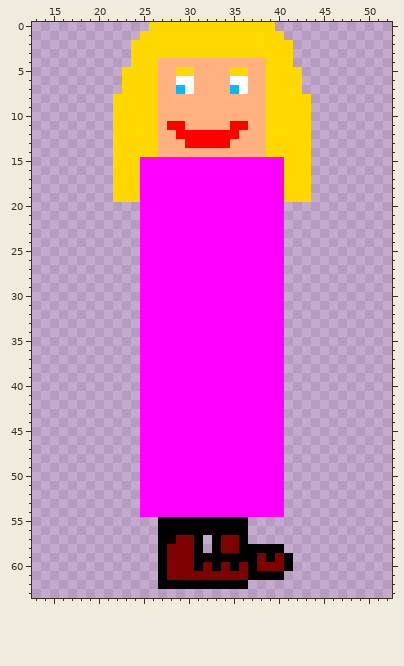
A pixel-art sprite gets an edit: res/Prinzess_Beauty.png. Above, as it was before the edit.
The file is 64x64 pixels. Colours within 5 levels of each other are drawn and written as one. Shown: x 13..52, y 0..63.
The result:
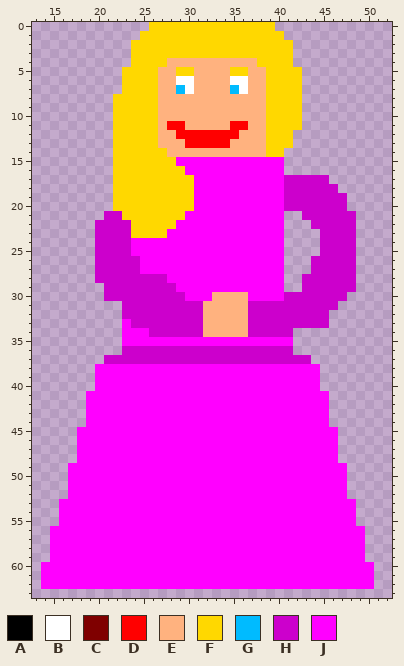
Palette (. is transparent): A #000000  B #ffffff  C #7f0000  D #ff0000  E #ffb27f  F #ffd800  G #00bbff  H #cc00cc  J #ff00ff
From old to new:
The author changed colour J to colour E in row 30 at x 33 to 36; in rows 31 to 34 at x 32 to 36.
Colour F now appears in row 20 at x 22 to 24; in row 21 at x 23 to 24; in rows 22 to 23 at x 24.
The author changed colour E to colour F in row 4 at x 27 and 38; in row 14 at x 27.
The author changed colour J to colour F in row 15 at x 25 to 28; in row 16 at x 25 to 29; in rows 17 to 20 at x 25 to 30; in row 21 at x 25 to 29; in row 22 at x 25 to 28; in row 23 at x 25 to 27.
Colour H now appears in row 17 at x 44 to 45; in row 18 at x 44 to 46; in row 19 at x 44 to 47; in row 20 at x 41 to 47; in row 21 at x 21 to 22 and 43 to 48; in row 22 at x 20 to 23 and 44 to 48.
Colour H now appears in rows 23 to 25 at x 20 to 23 and 45 to 48; in rows 26 to 27 at x 20 to 24 and 44 to 48; in row 28 at x 20 to 24 and 43 to 48; in row 29 at x 21 to 24 and 43 to 48; in row 30 at x 21 to 24 and 41 to 47; in row 31 at x 23 to 24 and 41 to 46.
Colour H now appears in row 32 at x 23 to 24 and 41 to 45; in row 33 at x 24 and 41 to 45; in row 34 at x 41; in row 36 at x 23 to 24 and 41; in row 37 at x 21 to 24 and 41 to 43.
The author changed colour F to colour H in rows 17 to 19 at x 41 to 43.
The author changed colour J to colour H in row 28 at x 25 to 27; in row 29 at x 25 to 28; in row 30 at x 25 to 29; in rows 31 to 33 at x 25 to 31 and 37 to 40; in row 34 at x 26 to 31 and 37 to 40; in rows 36 to 37 at x 25 to 40.
Colour J now appears in rows 24 to 25 at x 24; in row 33 at x 23; in row 34 at x 23 to 24; in row 35 at x 23 to 24 and 41; in rows 38 to 40 at x 20 to 24 and 41 to 44; in rows 41 to 44 at x 19 to 24 and 41 to 45.
Colour J now appears in rows 45 to 48 at x 18 to 24 and 41 to 46; in rows 49 to 52 at x 17 to 24 and 41 to 47; in rows 53 to 54 at x 16 to 24 and 41 to 48; in row 55 at x 16 to 26 and 37 to 48; in row 56 at x 15 to 26 and 37 to 49; in row 57 at x 15 to 26, 32 and 37 to 49.
Colour J now appears in row 58 at x 15 to 26, 32 and 41 to 49; in row 59 at x 15 to 26 and 42 to 49; in row 60 at x 14 to 26 and 42 to 50; in row 61 at x 14 to 26 and 41 to 50; in row 62 at x 14 to 26 and 37 to 50.
The author changed colour A to colour J in rows 55 to 56 at x 27 to 36; in row 57 at x 27 to 28, 31, 33 and 36; in row 58 at x 27, 31, 33 and 36 to 40; in row 59 at x 27, 31 to 37, 39 and 41; in row 60 at x 27, 31, 33, 35, 37 and 41; in row 61 at x 27 and 37 to 40.
The author changed colour A to colour J in row 62 at x 27 to 36.
The author changed colour C to colour J in row 57 at x 29 to 30 and 34 to 35; in row 58 at x 28 to 30 and 34 to 35; in row 59 at x 28 to 30, 38 and 40; in row 60 at x 28 to 30, 32, 34, 36 and 38 to 40; in row 61 at x 28 to 36.
The edit erases colour F in rows 8 to 11 at x 43; in rows 12 to 13 at x 42 to 43; in rows 14 to 16 at x 41 to 43.
Pixel boxes of the changes (left, top, right, bottom) in both pictures:
changed: (158, 58, 167, 67)
changed: (257, 58, 266, 67)
changed: (41, 94, 374, 589)
